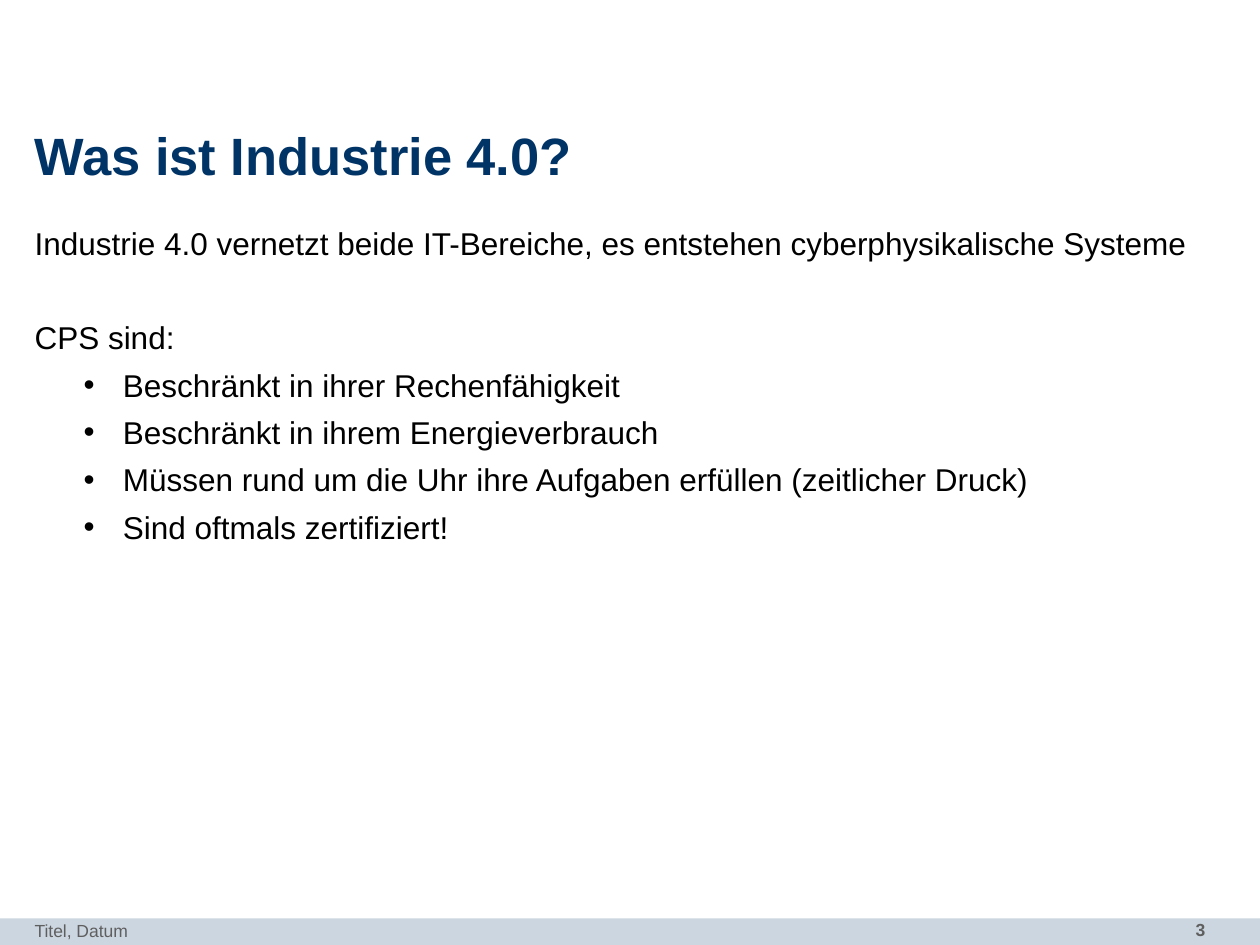
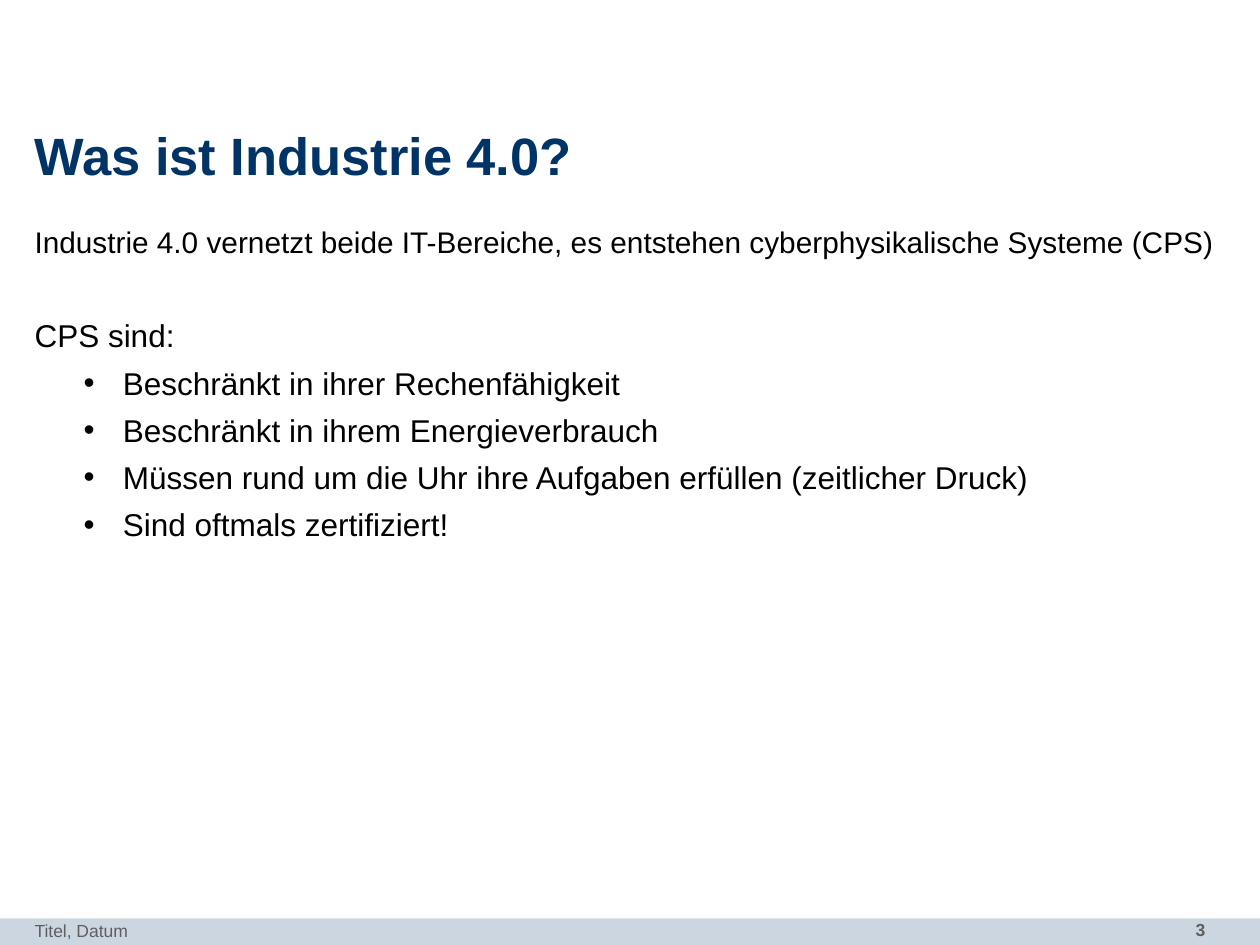
Before and after one commit to bennySwiers/Ausarbeitung-Seminar-TI, a slide deck: slide 3 of SEMINAR-IT-SICHERHEIT/itsec.pptx. Drawn at 1260x945 pixels with LibreOffice and Linux fonts; fonts in the diff are those of the drawing; background and template pictures are left out. Boxes give left, top, right and bottom in pixels: in the first picture for what was removed or moved away, otherwise in the second. Text is boxed around its words. In the diff, an @@ line names an element or a change of style, - is before the commit and + after.

Commit message:
Industrie 4.0 fertig
blub

```diff
--- a/SEMINAR-IT-SICHERHEIT/itsec.pptx
+++ b/SEMINAR-IT-SICHERHEIT/itsec.pptx
@@ text at (x1=35, y1=231, x2=1213, y2=259): text changed; size 18 to 17 pt @@
-Industrie 4.0 vernetzt beide IT-Bereiche, es entstehen cyberphysikalische Systeme
+Industrie 4.0 vernetzt beide IT-Bereiche, es entstehen cyberphysikalische Systeme (CPS)
```
Also in this commit, not shown: 2 other slides changed, 8 slides added.
